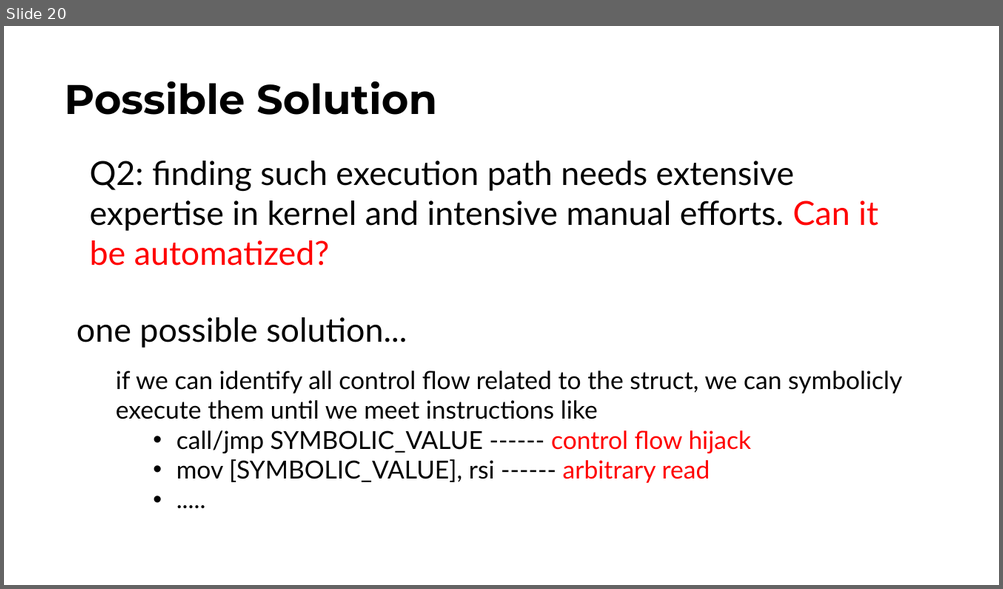
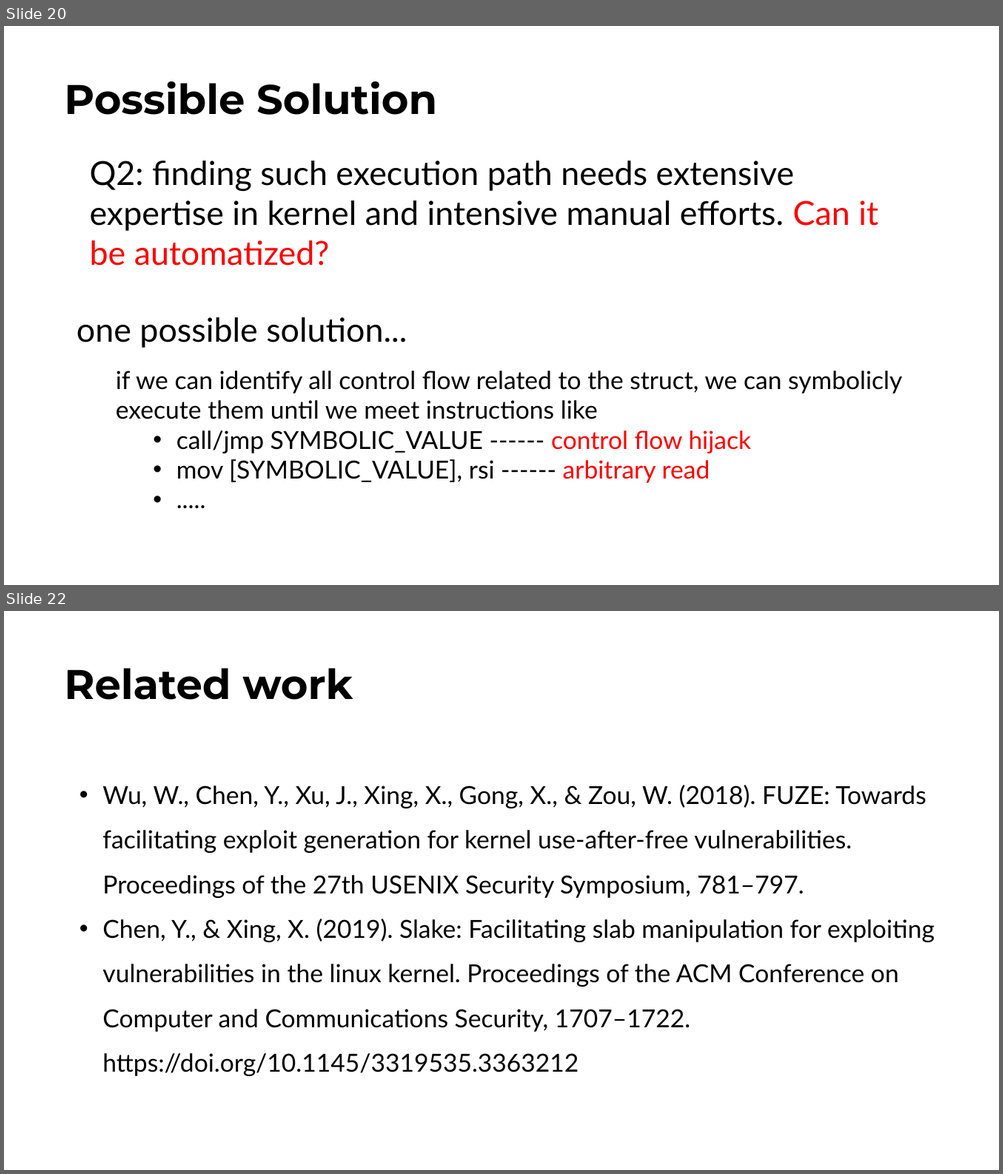
Before and after one commit to keymaker-arch/keymaker-arch.github.io, a slide deck: misc/thinking2021/pre_ucriverside_20211211.pptx. Shown one above the other, each under a label of ours: slide 20 before the commit, slides 20 and 22 after it; the slides between them are not shown. The pictures are 1003x589 and 1003x1174 pixels, drawn with LibreOffice and Linux fonts; fonts in the diff are those of the drawing. Boxes give left, top, right and bottom in pixels: in the first picture for what was removed or moved away, otherwise in the second. Text is boxed around its words. In the diff, an @@ line names an element or a change of style, - is before the commit and + after.

```diff
--- a/misc/thinking2021/pre_ucriverside_20211211.pptx
+++ b/misc/thinking2021/pre_ucriverside_20211211.pptx
@@ slide 22 added at [4,611,999,1170], background #FFFFFF @@
@@ title added at [64,668,353,700], 40 pt, text #000000, bold @@
+Related work
@@ text added at [102,785,934,1076], 24 pt, text #000000 @@
+• Wu, W., Chen, Y., Xu, J., Xing, X., Gong, X., & Zou, W. (2018). FUZE: Towards facilitating exploit generation for kernel use-after-free vulnerabilities. Proceedings of the 27th USENIX Security Symposium, 781–797.
+• Chen, Y., & Xing, X. (2019). Slake: Facilitating slab manipulation for exploiting vulnerabilities in the linux kernel. Proceedings of the ACM Conference on Computer and Communications Security, 1707–1722. https://doi.org/10.1145/3319535.3363212
```
Also in this commit, not shown: 1 slide changed, 1 other file.
